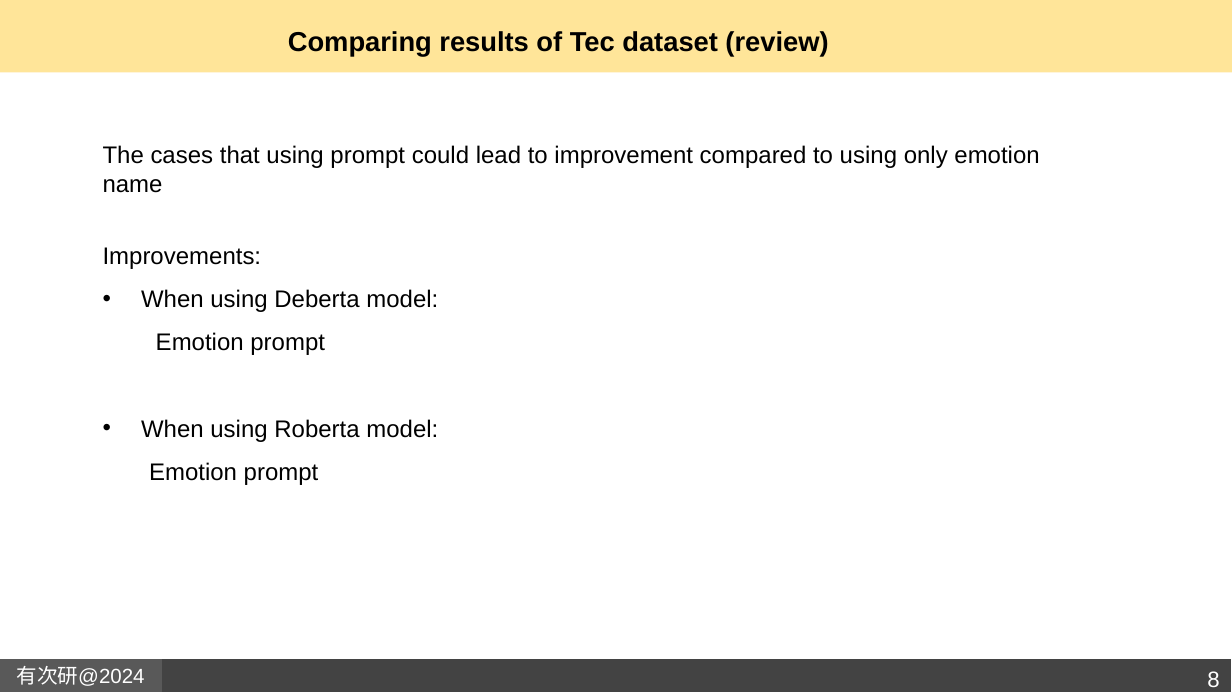
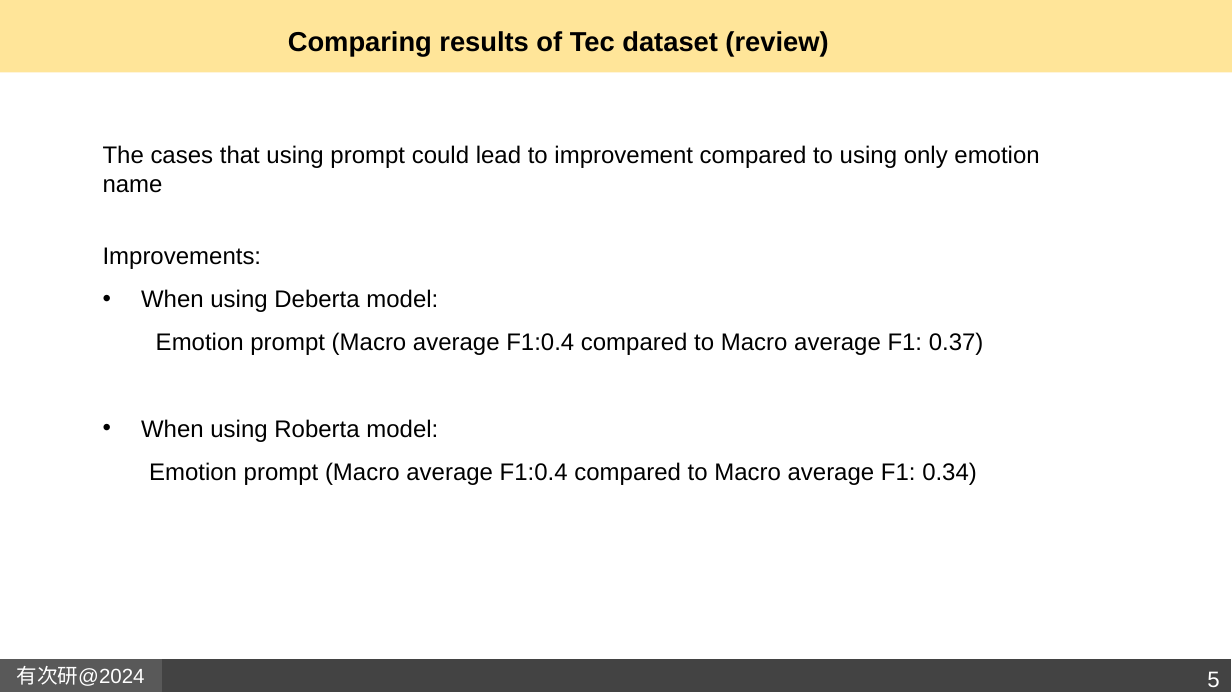
Before and after one commit to Gita1996/Emotion-classification-in-text, a slide deck: slide 5 of emotion classification_report_anaysis_synonyms.pptx (slide 8 before the commit). Drawn at 1232x693 pixels with LibreOffice and Linux fonts; fonts in the diff are those of the drawing; background and template pictures are left out. Boxes give left, top, right and bottom in pixels: in the first picture for what was removed or moved away, otherwise in the second. Text is boxed around its words. In the diff, an @@ line names an element or a change of style, - is before the commit and + after.

```diff
--- a/emotion classification_report_anaysis_synonyms.pptx
+++ b/emotion classification_report_anaysis_synonyms.pptx
@@ text at box(156, 332, 984, 355): text changed @@
-Emotion prompt
+Emotion prompt (Macro average F1:0.4 compared to Macro average F1: 0.37)
@@ text at box(149, 462, 977, 485): text changed @@
-Emotion prompt
+Emotion prompt (Macro average F1:0.4 compared to Macro average F1: 0.34)
@@ page number at box(1207, 671, 1219, 687): text changed @@
-8
+5
```
Also in this commit, not shown: 5 other slides changed, 2 slides added, 4 slides removed.
